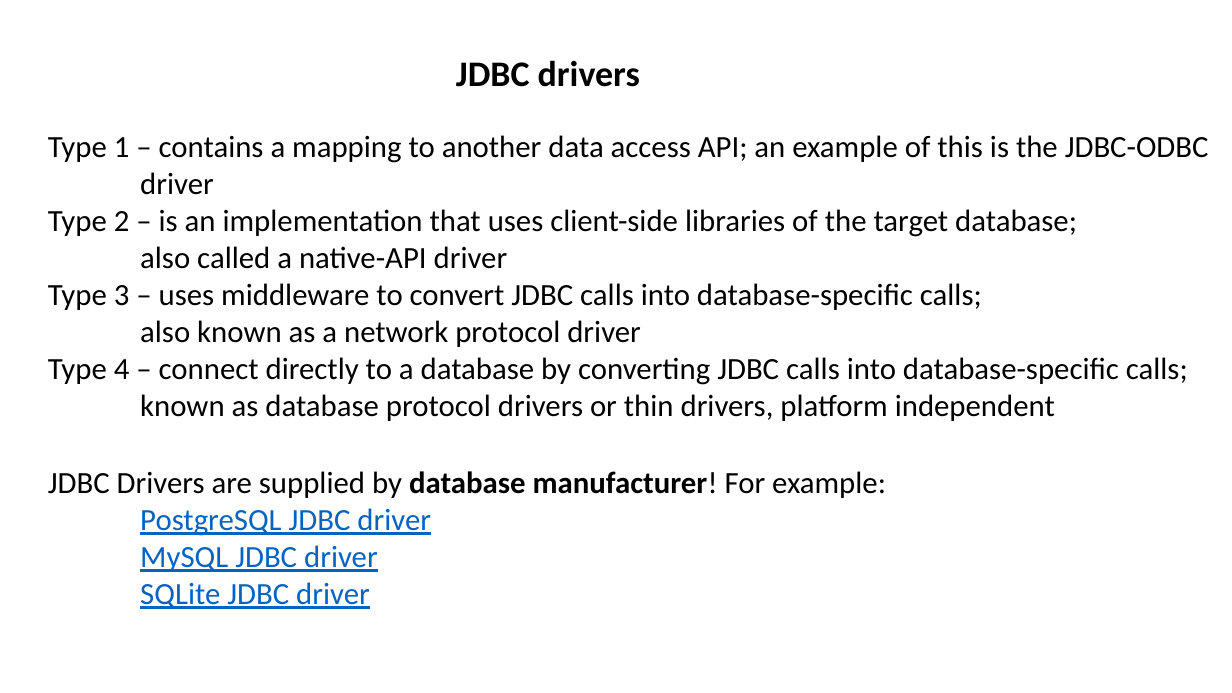
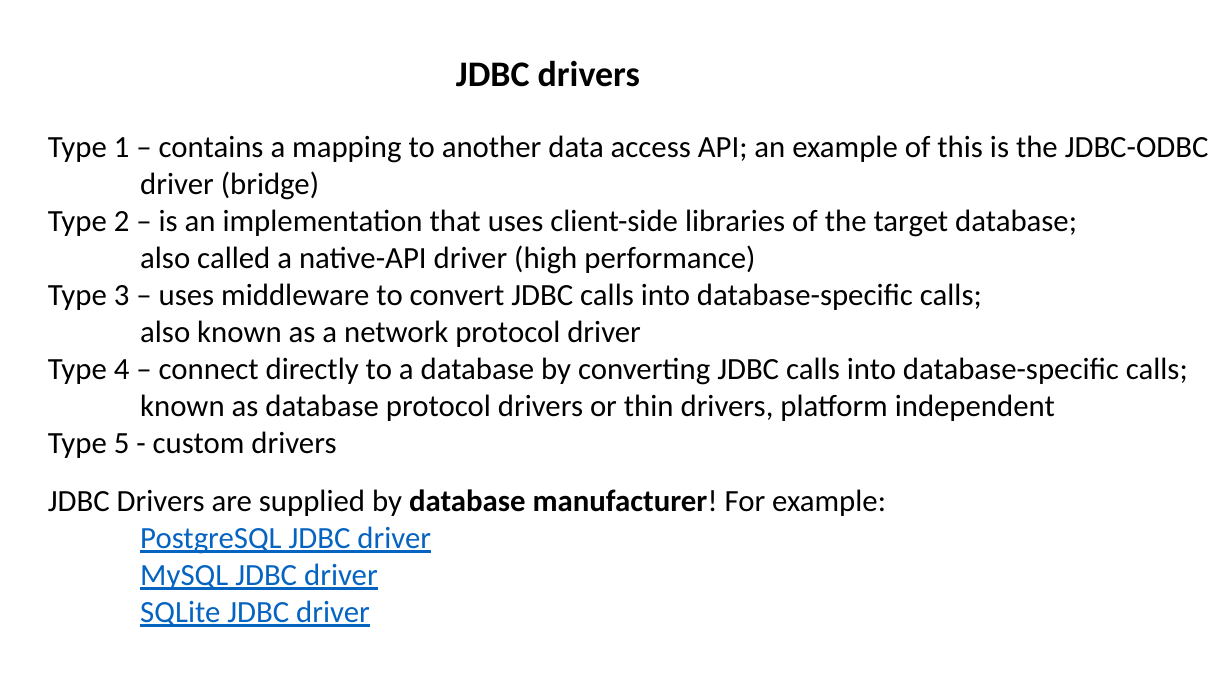
Before and after one commit to 4uhonec/JDBC-demo, a slide deck: slide 6 of JDBC.pptx. Drawn at 1232x693 pixels with LibreOffice and Linux fonts; fonts in the diff are those of the drawing. Boxes give left, top, right and bottom in pixels: in the first picture for what was removed or moved away, otherwise in the second. Text is boxed around its words. In the diff, an @@ line names an element or a change of style, - is before the commit and + after.

```diff
--- a/JDBC.pptx
+++ b/JDBC.pptx
@@ text at [140, 171, 319, 200]: text changed @@
-driver
+driver (bridge)
@@ text at [140, 245, 755, 274]: text changed @@
-also called a native-API driver
+also called a native-API driver (high performance)
@@ text at [48, 431, 336, 458]: paragraph added @@
+Type 5 - custom drivers
@@ text "JDBC Drivers are supplied by ...": place and size @@
-text "JDBC Drivers are supplied by ..." at [48, 471, 886, 609]
+text "JDBC Drivers are supplied by ..." at [48, 489, 886, 627]
```
